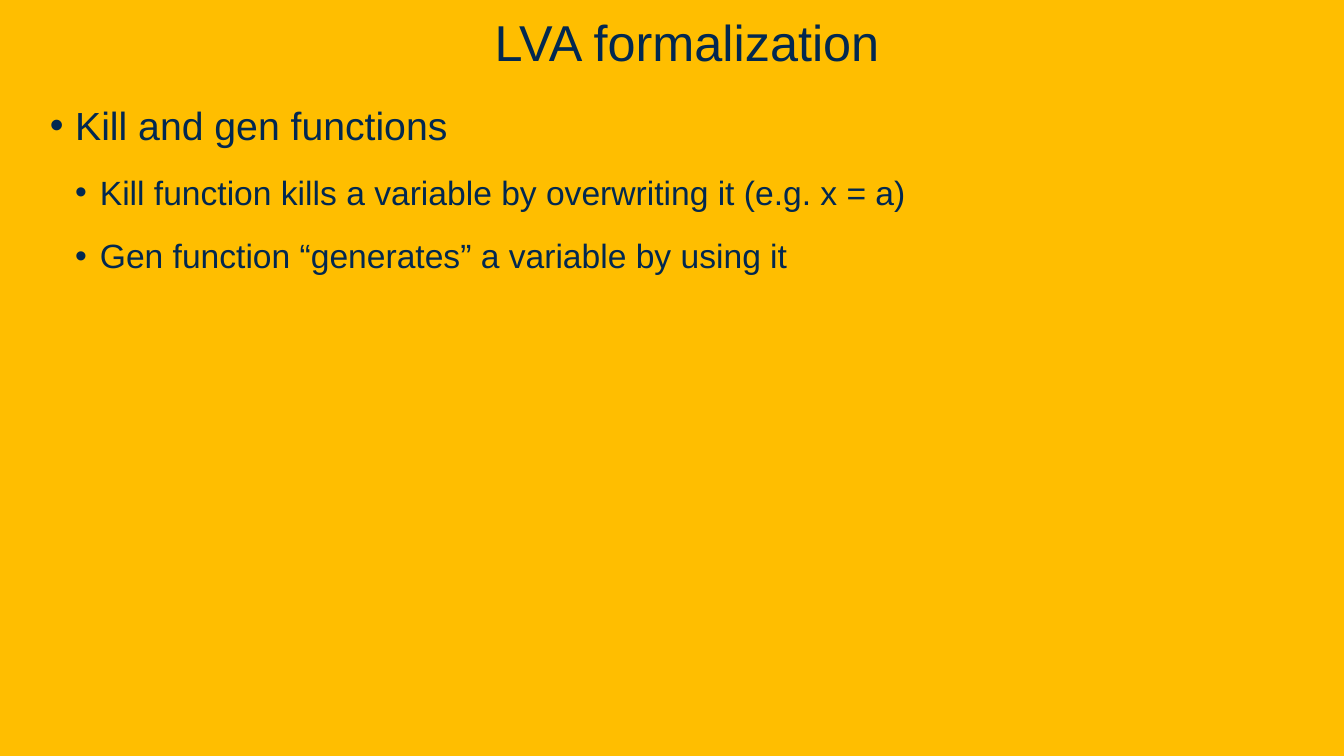
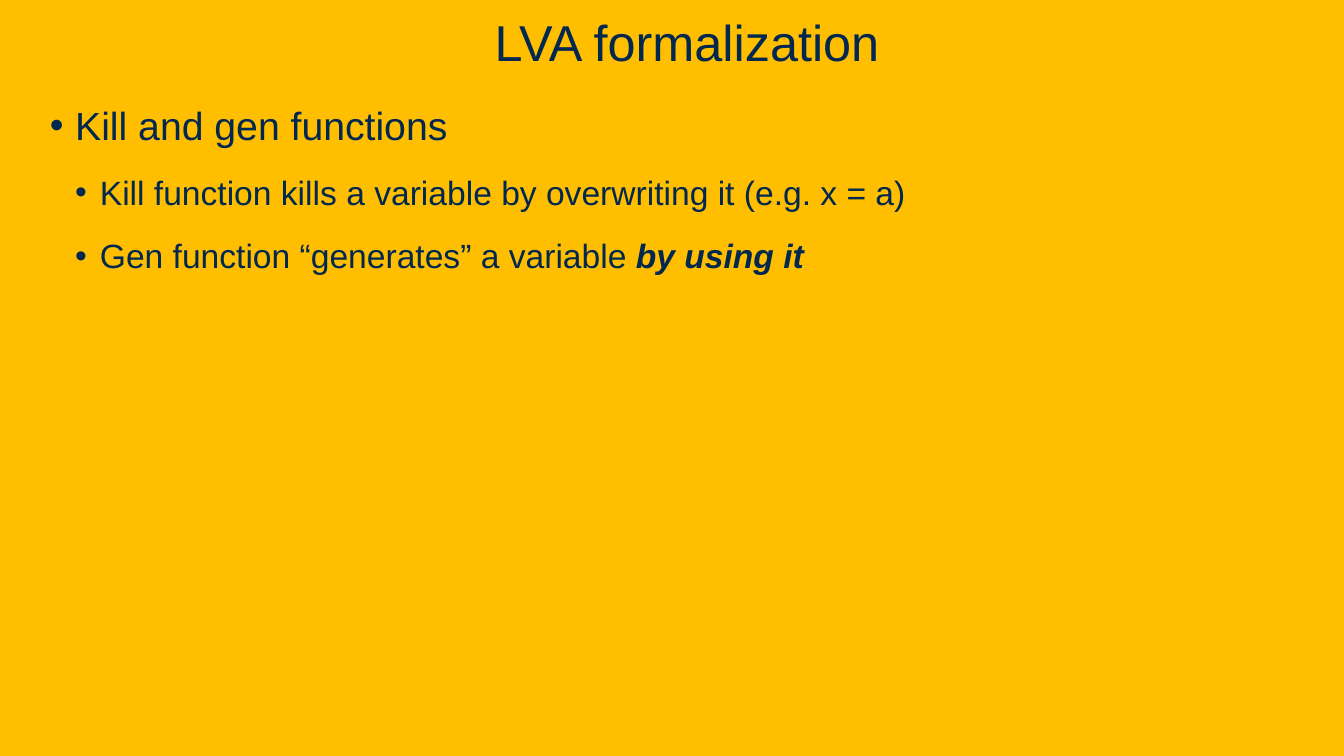
Before and after one commit to davsec-teaching/ECS289C-Spring2025, a slide deck: slide 67 of slides/3_data_flow_analysis.pptx (slide 54 before the commit). Drawn at 1344x756 pixels with LibreOffice and Linux fonts; fonts in the diff are those of the drawing; background and template pictures are left out. Boxes give left, top, right and bottom in pixels: in the first picture for what was removed or moved away, otherwise in the second. Text is boxed around its words. In the diff, an @@ line names an element or a change of style, - is before the commit and + after.

```diff
--- a/slides/3_data_flow_analysis.pptx
+++ b/slides/3_data_flow_analysis.pptx
@@ text at (100,243,804,275): bold on, italic on in "by using it" @@
```
Also in this commit, not shown: 4 other slides changed, 15 slides added, 1 other file.
